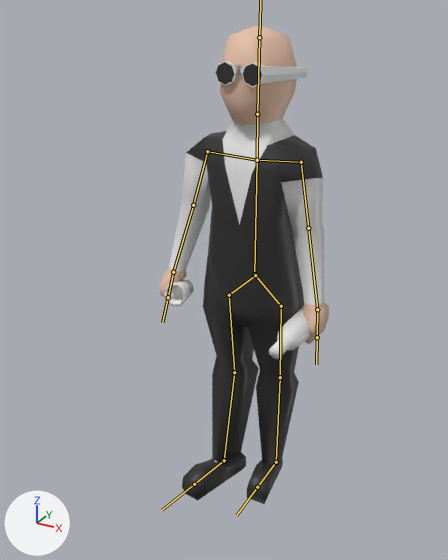
One commit to the FBX model Assets/Models/LowPolyCharacter_BarTender.fbx: the scene before it, then after it.
Both versions are drawn from a camera (50 mm lens) standing at (0.905, -2.034, 1.856) and looking at (-0.052, -0.295, 0.986). Lighting does not change. The marker at lower left points along +X, +Y and +Z. Both versions are drawn at frame 1 of the action 'Armature|Idle'; the numbers are the values there. The bones that bend it are drawn over the model as lines.

Names of what the first picture shows: 'Body', 'Bottle', 'Glass'.
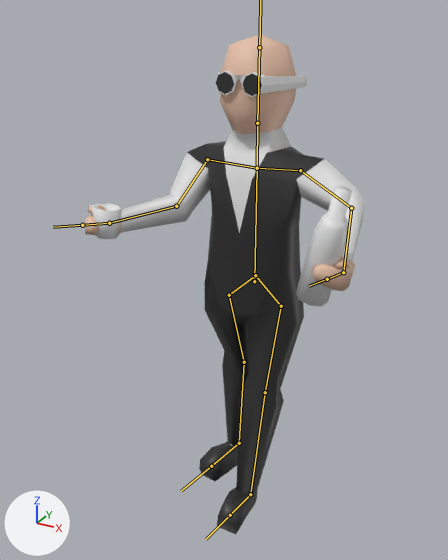
Edits to the bpy script that builds the scene:
```text
Change bone_torso:
    where bone_torso = bpy.data.objects['Armature'].pose.bones['Torso']
    bone_torso.location: (0.0, 0.0, 0.0) -> (0.001, -0.029, 0.002)
Change bone_upperarm_l:
    where bone_upperarm_l = bpy.data.objects['Armature'].pose.bones['UpperArm.L']  # child of 'Shoulder.L'
    bone_upperarm_l.rotation_quaternion: (0.76, -0.65, 0.014, -0.004) -> (0.839, -0.247, -0.483, -0.039)  # degrees (-81, 1, -1) -> degrees (-42, -56, 18)
Change bone_lowerarm_l:
    where bone_lowerarm_l = bpy.data.objects['Armature'].pose.bones['LowerArm.L']  # child of 'UpperArm.L'
    bone_lowerarm_l.rotation_quaternion: (1.0, 0.0, 0.0, 0.0) -> (0.888, -0.449, -0.087, -0.041)  # degrees (0, 0, 0) -> degrees (-54, -11, 0)
Change bone_hand_l:
    where bone_hand_l = bpy.data.objects['Armature'].pose.bones['Hand.L']  # child of 'LowerArm.L'
    bone_hand_l.rotation_quaternion: (1.0, 0.0, 0.0, 0.0) -> (0.962, -0.174, -0.033, -0.208)  # degrees (0, 0, 0) -> degrees (-19, -8, -23)
Change bone_upperarm_r:
    where bone_upperarm_r = bpy.data.objects['Armature'].pose.bones['UpperArm.R']  # child of 'Shoulder.R'
    bone_upperarm_r.rotation_quaternion: (0.775, -0.629, 0.017, 0.065) -> (0.717, -0.583, 0.292, 0.246)  # degrees (-78, 6, 5) -> degrees (-78, 45, 1)
Change bone_lowerarm_r:
    where bone_lowerarm_r = bpy.data.objects['Armature'].pose.bones['LowerArm.R']  # child of 'UpperArm.R'
    bone_lowerarm_r.rotation_quaternion: (1.0, 0.0, 0.0, 0.0) -> (0.936, 0.086, 0.007, 0.341)  # degrees (0, 0, 0) -> degrees (10, -3, 40)
Change bone_hand_r:
    where bone_hand_r = bpy.data.objects['Armature'].pose.bones['Hand.R']  # child of 'LowerArm.R'
    bone_hand_r.rotation_quaternion: (1.0, 0.0, 0.0, 0.0) -> (0.99, 0.022, 0.118, 0.068)  # degrees (0, 0, 0) -> degrees (4, 13, 8)
Change bone_upperleg_l:
    where bone_upperleg_l = bpy.data.objects['Armature'].pose.bones['UpperLeg.L']  # child of 'Hip.L'
    bone_upperleg_l.rotation_quaternion: (0.982, -0.078, -0.071, 0.155) -> (0.991, -0.091, -0.084, -0.053)  # degrees (-10, -7, 19) -> degrees (-10, -10, -5)
Change bone_lowerleg_l:
    where bone_lowerleg_l = bpy.data.objects['Armature'].pose.bones['LowerLeg.L']  # child of 'UpperLeg.L'
    bone_lowerleg_l.rotation_quaternion: (0.978, -0.011, 0.055, -0.199) -> (0.992, -0.005, 0.054, -0.114)  # degrees (-3, 6, -23) -> degrees (-1, 6, -13)
Change bone_foot_l:
    where bone_foot_l = bpy.data.objects['Armature'].pose.bones['Foot.L']  # child of 'LowerLeg.L'
    bone_foot_l.rotation_quaternion: (0.997, 0.001, 0.061, -0.055) -> (0.997, -0.021, 0.063, -0.045)  # degrees (0, 7, -6) -> degrees (-3, 7, -5)
Change bone_upperleg_r:
    where bone_upperleg_r = bpy.data.objects['Armature'].pose.bones['UpperLeg.R']  # child of 'Hip.R'
    bone_upperleg_r.rotation_quaternion: (0.992, -0.079, 0.057, -0.077) -> (0.977, -0.08, 0.032, -0.193)  # degrees (-10, 6, -9) -> degrees (-10, 2, -22)
Change bone_lowerleg_r:
    where bone_lowerleg_r = bpy.data.objects['Armature'].pose.bones['LowerLeg.R']  # child of 'UpperLeg.R'
    bone_lowerleg_r.rotation_quaternion: (0.984, 0.002, 0.009, 0.18) -> (0.971, -0.002, 0.024, 0.236)  # degrees (0, 1, 21) -> degrees (0, 3, 27)
Change bone_foot_r:
    where bone_foot_r = bpy.data.objects['Armature'].pose.bones['Foot.R']  # child of 'LowerLeg.R'
    bone_foot_r.rotation_quaternion: (0.997, -0.081, -0.013, 0.005) -> (0.999, -0.039, -0.006, 0.003)  # degrees (-9, -1, 1) -> degrees (-4, -1, 0)
```

Changed parts and their boxes (x1, y1, x2, y2) in the pictures (448 x 560 px):
'Body', posed (65% wider)
    before: (160, 26, 329, 504)
    after: (85, 35, 365, 534)
'Bottle', posed
    before: (269, 305, 310, 359)
    after: (296, 186, 352, 307)
'Glass', posed (37% taller)
    before: (164, 280, 194, 306)
    after: (91, 203, 122, 239)
bone 'Torso', root to tip
    before: (254, 274) to (257, 160)
    after: (254, 281) to (257, 168)
bone 'UpperArm.L', root to tip
    before: (301, 162) to (308, 228)
    after: (300, 170) to (351, 208)
bone 'LowerArm.L', root to tip
    before: (308, 228) to (317, 309)
    after: (351, 208) to (343, 272)
bone 'Hand.L', root to tip
    before: (317, 309) to (317, 337)
    after: (343, 272) to (327, 279)
bone 'UpperArm.R', root to tip
    before: (207, 151) to (193, 205)
    after: (207, 159) to (176, 206)
bone 'LowerArm.R', root to tip
    before: (193, 205) to (173, 272)
    after: (176, 206) to (109, 223)
bone 'Hand.R', root to tip
    before: (173, 272) to (168, 297)
    after: (109, 223) to (82, 225)
bone 'UpperLeg.L', root to tip
    before: (281, 306) to (280, 377)
    after: (281, 306) to (265, 392)
bone 'LowerLeg.L', root to tip
    before: (280, 377) to (276, 462)
    after: (265, 392) to (250, 494)
bone 'Foot.L', root to tip
    before: (276, 462) to (257, 487)
    after: (250, 494) to (230, 515)
bone 'UpperLeg.R', root to tip
    before: (229, 295) to (234, 372)
    after: (229, 295) to (244, 362)
bone 'LowerLeg.R', root to tip
    before: (234, 372) to (224, 460)
    after: (244, 362) to (239, 443)
bone 'Foot.R', root to tip
    before: (224, 460) to (194, 484)
    after: (239, 443) to (211, 466)
